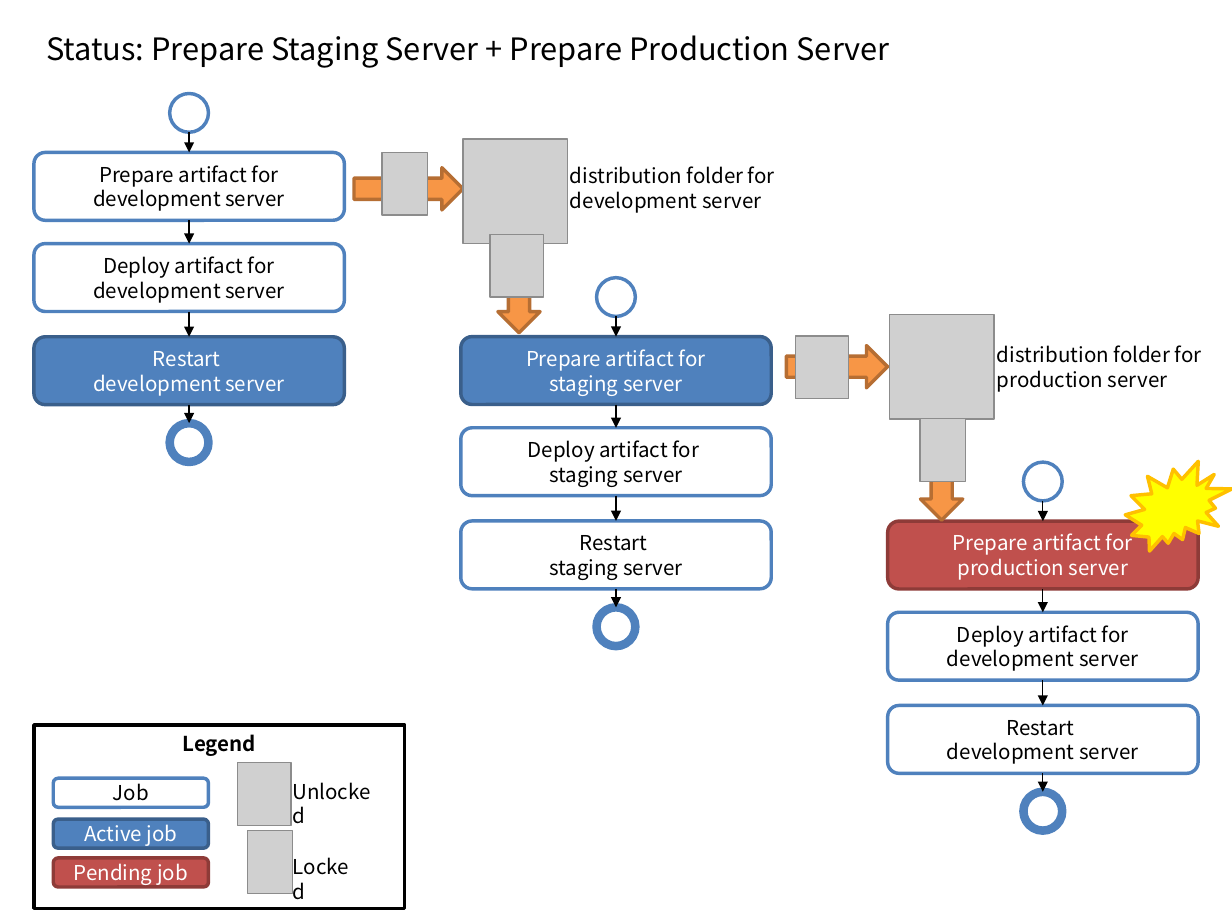
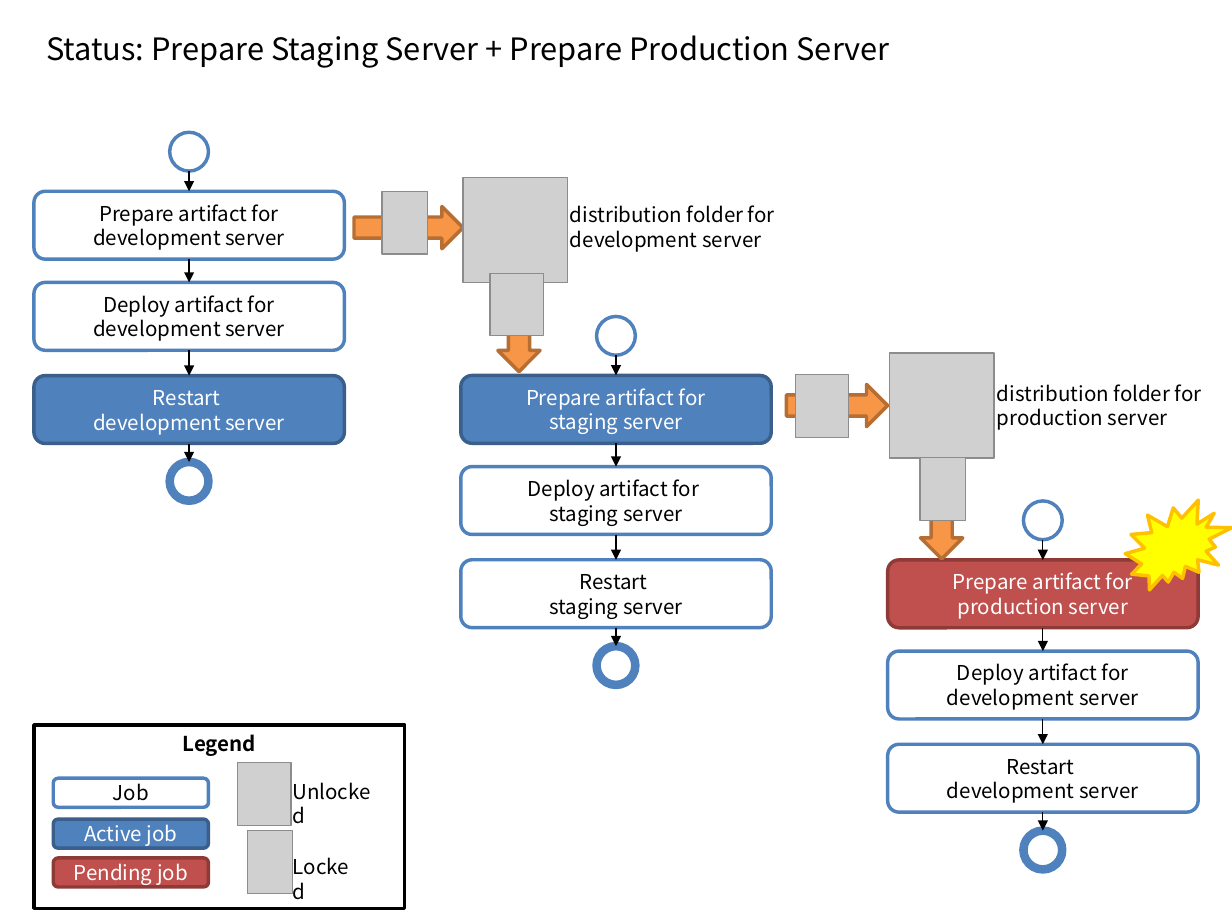
Before and after one commit to kwbaek/codelabor, a slide deck: slide 5 of documentation/draft/ci-environment/locks-and-latches.pptx. Drawn at 1232x924 pixels with LibreOffice and Linux fonts; fonts in the diff are those of the drawing; grey boxes stand for pictures. Boxes give left, top, right and bottom in pixels: in the first picture for what was removed or moved away, otherwise in the second. Text is boxed around its words. In the diff, an @@ line names an element or a change of style, - is before the commit and + after.

```diff
--- a/documentation/draft/ci-environment/locks-and-latches.pptx
+++ b/documentation/draft/ci-environment/locks-and-latches.pptx
@@ 12 arrows, 9 rounded rectangles, 6 pictures, 6 ellipses, 4 right arrows, 2 texts, 1 irregular seal: place and size @@
-12 arrows, 9 rounded rectangles, 6 pictures, 6 ellipses, 4 right arrows, 2 texts, 1 irregular seal at (34, 94, 1232, 830)
+12 arrows, 9 rounded rectangles, 6 pictures, 6 ellipses, 4 right arrows, 2 texts, 1 irregular seal at (34, 132, 1232, 869)
```
Also in this commit, not shown: 5 other slides changed, 2 other files.
